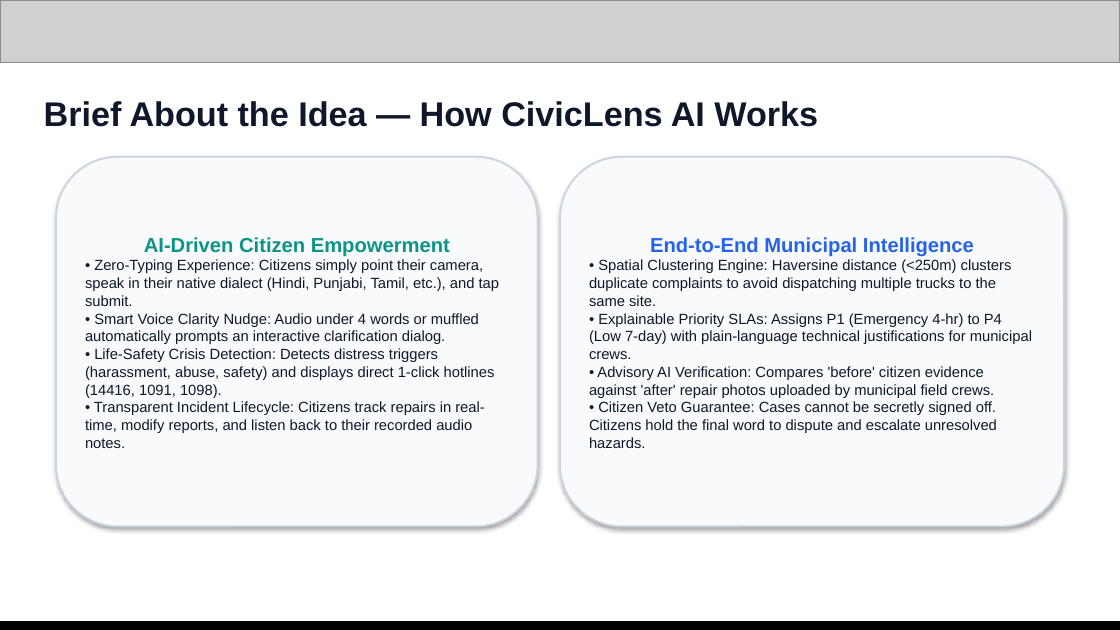
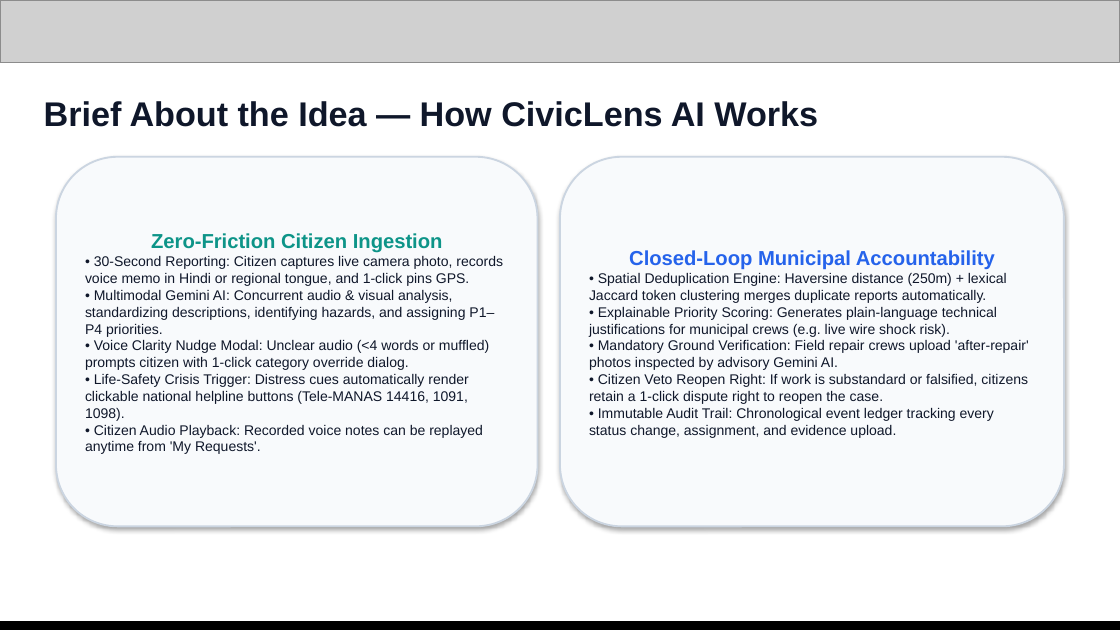
Before and after one commit to androninja/civiclens-ai, a slide deck: slide 2 of CivicLens_AI_Pitch_Deck.pptx (slide 3 before the commit). Drawn at 1120x630 pixels with LibreOffice and Linux fonts; fonts in the diff are those of the drawing; grey boxes stand for pictures. Boxes give left, top, right and bottom in pixels: in the first picture for what was removed or moved away, otherwise in the second. Text is boxed around its words. In the diff, an @@ line names an element or a change of style, - is before the commit and + after.

```diff
--- a/CivicLens_AI_Pitch_Deck.pptx
+++ b/CivicLens_AI_Pitch_Deck.pptx
@@ text in rounded rectangle at (85,233,503,454): text changed; size 9.5 to 9 pt @@
-AI-Driven Citizen Empowerment
-• Zero-Typing Experience: Citizens simply point their camera, speak in their native dialect (Hindi, Punjabi, Tamil, etc.), and tap submit.
-• Smart Voice Clarity Nudge: Audio under 4 words or muffled automatically prompts an interactive clarification dialog.
-• Life-Safety Crisis Detection: Detects distress triggers (harassment, abuse, safety) and displays direct 1-click hotlines (14416, 1091, 1098).
-• Transparent Incident Lifecycle: Citizens track repairs in real-time, modify reports, and listen back to their recorded audio notes.
+Zero-Friction Citizen Ingestion
+• 30-Second Reporting: Citizen captures live camera photo, records voice memo in Hindi or regional tongue, and 1-click pins GPS.
+• Multimodal Gemini AI: Concurrent audio & visual analysis, standardizing descriptions, identifying hazards, and assigning P1–P4 priorities.
+• Voice Clarity Nudge Modal: Unclear audio (<4 words or muffled) prompts citizen with 1-click category override dialog.
+• Life-Safety Crisis Trigger: Distress cues automatically render clickable national helpline buttons (Tele-MANAS 14416, 1091, 1098).
+• Citizen Audio Playback: Recorded voice notes can be replayed anytime from 'My Requests'.
@@ text in rounded rectangle at (589,250,1029,438): text changed; size 9.5 to 9 pt @@
-End-to-End Municipal Intelligence
-• Spatial Clustering Engine: Haversine distance (<250m) clusters duplicate complaints to avoid dispatching multiple trucks to the same site.
-• Explainable Priority SLAs: Assigns P1 (Emergency 4-hr) to P4 (Low 7-day) with plain-language technical justifications for municipal crews.
-• Advisory AI Verification: Compares 'before' citizen evidence against 'after' repair photos uploaded by municipal field crews.
-• Citizen Veto Guarantee: Cases cannot be secretly signed off. Citizens hold the final word to dispute and escalate unresolved hazards.
+Closed-Loop Municipal Accountability
+• Spatial Deduplication Engine: Haversine distance (250m) + lexical Jaccard token clustering merges duplicate reports automatically.
+• Explainable Priority Scoring: Generates plain-language technical justifications for municipal crews (e.g. live wire shock risk).
+• Mandatory Ground Verification: Field repair crews upload 'after-repair' photos inspected by advisory Gemini AI.
+• Citizen Veto Reopen Right: If work is substandard or falsified, citizens retain a 1-click dispute right to reopen the case.
+• Immutable Audit Trail: Chronological event ledger tracking every status change, assignment, and evidence upload.
```
Also in this commit, not shown: 2 other slides changed, 2 slides removed, 1 other file.
